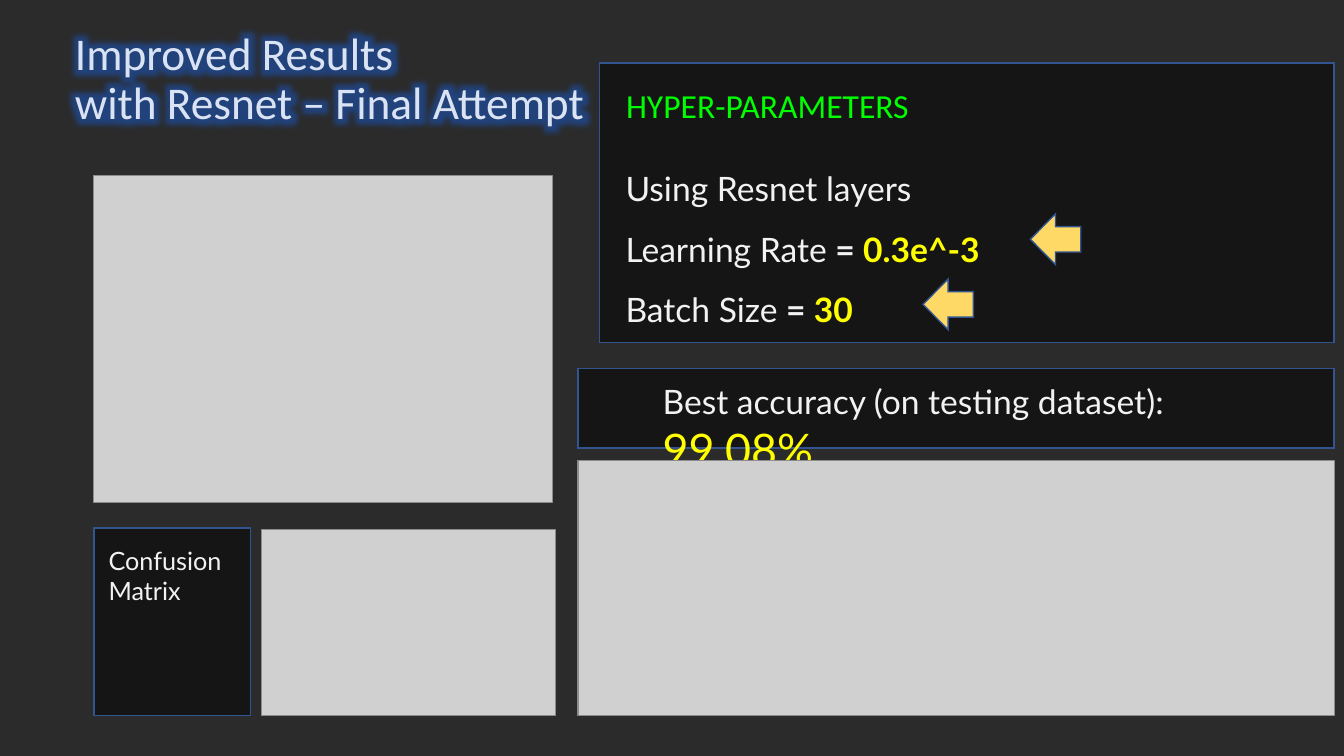
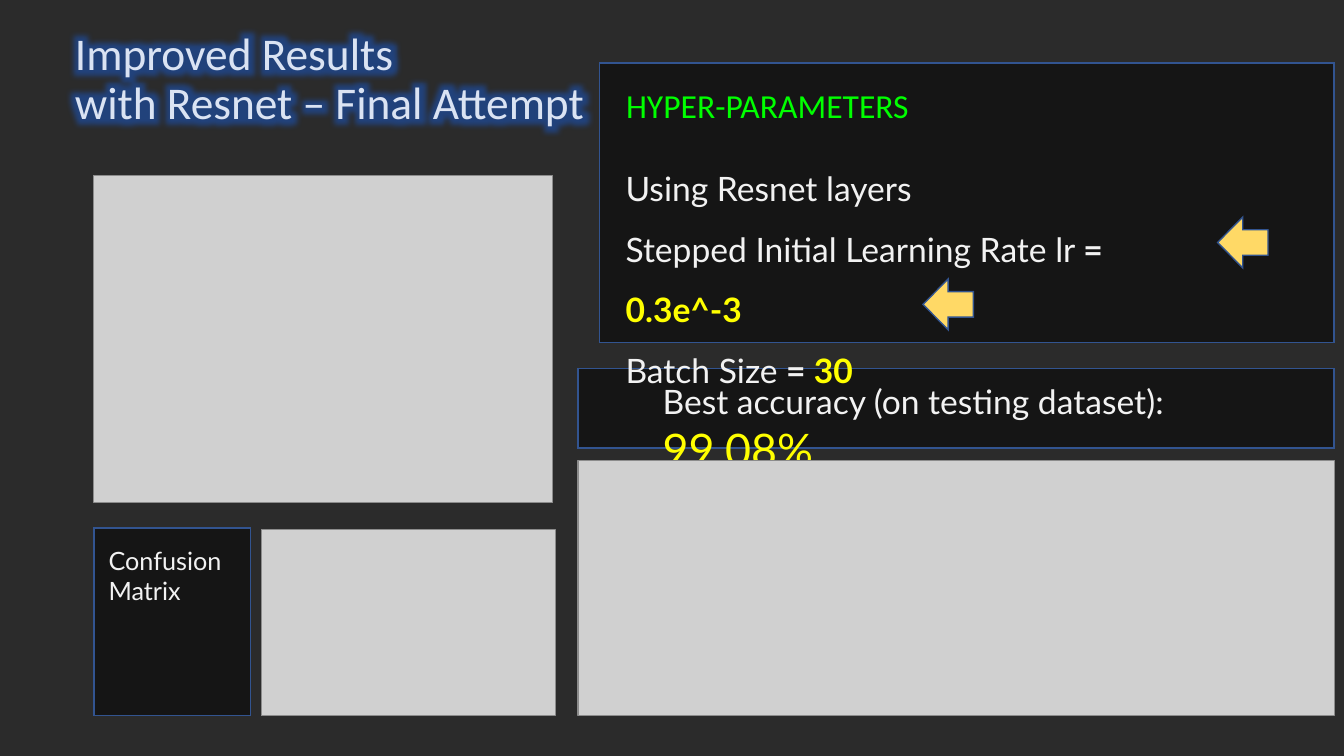
Before and after one commit to francis-han/PSUPR-CA2, a slide deck: slide 22 of CA2 Identifying Wafer Failures with Deep Learning2.pptx (slide 23 before the commit). Drawn at 1344x756 pixels with LibreOffice and Linux fonts; fonts in the diff are those of the drawing; grey boxes stand for pictures; background and template pictures are left out; a plain dark background stands for a picture behind light text. Boxes give left, top, right and bottom in pixels: in the first picture for what was removed or moved away, otherwise in the second. Text is boxed around its words. In the diff, an @@ line names an element or a change of style, - is before the commit and + after.

```diff
--- a/CA2 Identifying Wafer Failures with Deep Learning2.pptx
+++ b/CA2 Identifying Wafer Failures with Deep Learning2.pptx
@@ text at [626, 237, 1075, 323]: text changed @@
-Learning Rate = 0.3e^-3
+Stepped Initial Learning Rate lr = 0.3e^-3
@@ right arrow: place and size @@
-right arrow at [1030, 214, 1081, 264]
+right arrow at [1218, 217, 1268, 267]
```
Also in this commit, not shown: 5 other slides changed, 1 slide removed.
